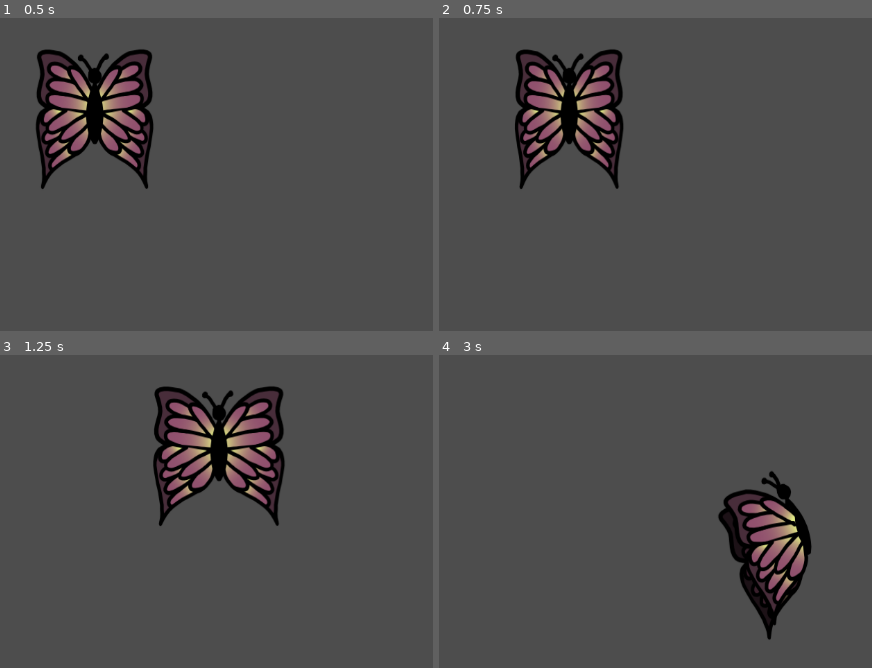
Above: before the commit, frames 1-4 (two rows, left to right).
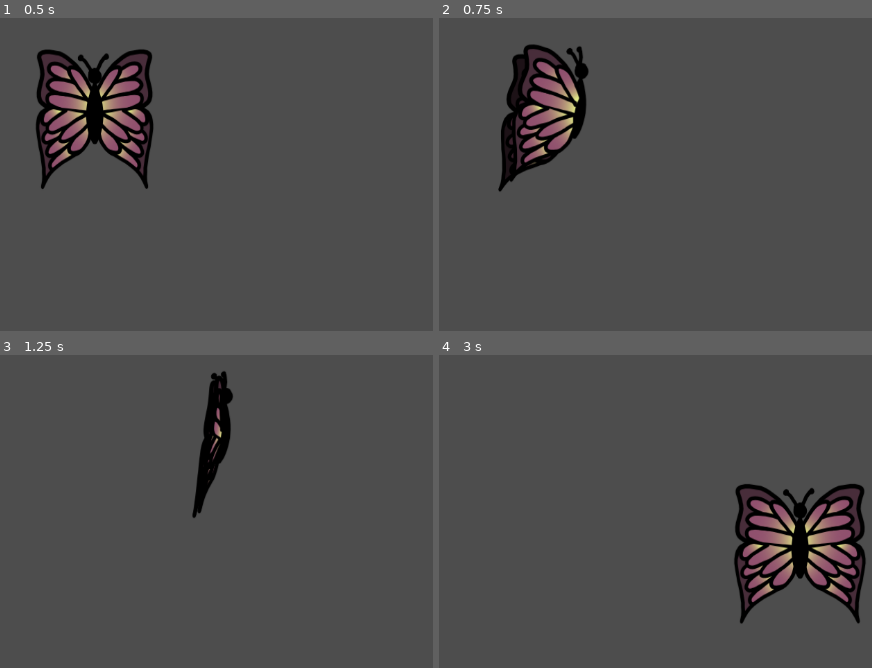
Above: after the commit, the same moments.

Repository: VRiveland/hungry-hungry-butterfly
Game: Godot game, scene res://game.tscn
Same seed, same stepped clock (60 frames per second), same inputs: the game is played once before the commit and once after it.
Inputs:
- Up to frame 1 (0.5 s): no input
- Up to frame 2 (0.75 s): hold D (move_right) from 0.53 s (still down)
- Up to frame 3 (1.25 s): keep holding D (move_right)
- Up to frame 4 (3 s): release D (move_right) at 1.28 s; hold S (move_down) 1.28-2.03 s; hold D (move_right) 2.03-2.78 s; hold W (move_up) from 2.78 s (still down)

Frame 1 is identical in both runs. In frame 2, 7.9% of the frame differs, in the area x 13-43%, y 8-56%; in frame 3, 9.6%, in the area x 35-66%, y 5-55%; in frame 4, 9.5%.

Commit message:
Added sideways and up animations

Diff:
--- a/Scenes/Characters and objects/player.gd
+++ b/Scenes/Characters and objects/player.gd
@@ -26,11 +26,24 @@
 		$AnimatedSprite2D.animation = "default"
 
 	if velocity.y > 0:
-		$AnimatedSprite2D.animation = "diagonal_down"
+		if velocity.x != 0:
+			$AnimatedSprite2D.animation = "diagonal_down"
+			#$AnimatedSprite2D.flip_v = false
+		else:
+			$AnimatedSprite2D.animation = "up"
+			#$AnimatedSprite2D.flip_v = true
 	elif velocity.y < 0:
-		$AnimatedSprite2D.animation = "diagonal_up"
+		#$AnimatedSprite2D.flip_v = false
+		if velocity.x != 0:
+			$AnimatedSprite2D.animation = "diagonal_up"
+		else:
+			$AnimatedSprite2D.animation = "up"
 	else:
-		$AnimatedSprite2D.animation = "default"
+		#$AnimatedSprite2D.flip_v = false
+		if velocity.x != 0:
+			$AnimatedSprite2D.animation = "sideways"
+		else:
+			$AnimatedSprite2D.animation = "default"
 
 	if velocity.x < 0:
 		$AnimatedSprite2D.flip_h = true
--- a/Scenes/Characters and objects/player.tscn
+++ b/Scenes/Characters and objects/player.tscn
@@ -17,6 +17,16 @@
 [ext_resource type="Texture2D" uid="uid://h4cfv58j17e4" path="res://Assets/Animations/diagonal down/diag down 5.png" id="10_6gdom"]
 [ext_resource type="Texture2D" uid="uid://cryfncin6ixq6" path="res://Assets/Animations/diagonal up/side 5.png" id="10_rpb4t"]
 [ext_resource type="Texture2D" uid="uid://bmpmk560q5utq" path="res://Assets/Animations/diagonal down/diag down 6.png" id="11_7jcha"]
+[ext_resource type="Texture2D" uid="uid://c45bkavxbbjbk" path="res://Assets/Animations/side/side 1.png" id="18_rexhh"]
+[ext_resource type="Texture2D" uid="uid://cwukf8aqnxou" path="res://Assets/Animations/side/side 2.png" id="19_817as"]
+[ext_resource type="Texture2D" uid="uid://cj5o8h875xfhm" path="res://Assets/Animations/side/side 3.png" id="20_gha0w"]
+[ext_resource type="Texture2D" uid="uid://dievu5jb313xv" path="res://Assets/Animations/side/side 4.png" id="21_a2k4q"]
+[ext_resource type="Texture2D" uid="uid://cud4gn51kx824" path="res://Assets/Animations/side/side 5.png" id="22_xaj4n"]
+[ext_resource type="Texture2D" uid="uid://buu4pcrc1q4rw" path="res://Assets/Animations/side/side 6.png" id="23_8s7l3"]
+[ext_resource type="Texture2D" uid="uid://lk8u1a6qppbn" path="res://Assets/Animations/up/up 2.png" id="24_iqmiv"]
+[ext_resource type="Texture2D" uid="uid://c3wk5s2qj0ndi" path="res://Assets/Animations/up/up3.png" id="25_0c8ya"]
+[ext_resource type="Texture2D" uid="uid://b7dur6kf7le0w" path="res://Assets/Animations/up/up4.png" id="26_enmdp"]
+[ext_resource type="Texture2D" uid="uid://cxygali43h3lp" path="res://Assets/Animations/up/up5.png" id="27_47ix5"]
 
 [sub_resource type="SpriteFrames" id="SpriteFrames_iwmvk"]
 animations = [{
@@ -111,6 +121,70 @@
 }],
 "loop": true,
 "name": &"diagonal_up",
+"speed": 5.0
+}, {
+"frames": [{
+"duration": 1.0,
+"texture": ExtResource("18_rexhh")
+}, {
+"duration": 1.0,
+"texture": ExtResource("19_817as")
+}, {
+"duration": 1.0,
+"texture": ExtResource("20_gha0w")
+}, {
+"duration": 1.0,
+"texture": ExtResource("21_a2k4q")
+}, {
+"duration": 1.0,
+"texture": ExtResource("22_xaj4n")
+}, {
+"duration": 1.0,
+"texture": ExtResource("23_8s7l3")
+}, {
+"duration": 1.0,
+"texture": ExtResource("22_xaj4n")
+}, {
+"duration": 1.0,
+"texture": ExtResource("21_a2k4q")
+}, {
+"duration": 1.0,
+"texture": ExtResource("20_gha0w")
+}, {
+"duration": 1.0,
+"texture": ExtResource("19_817as")
+}],
+"loop": true,
+"name": &"sideways",
+"speed": 5.0
+}, {
+"frames": [{
+"duration": 1.0,
+"texture": ExtResource("2_ogwhd")
+}, {
+"duration": 1.0,
+"texture": ExtResource("24_iqmiv")
+}, {
+"duration": 1.0,
+"texture": ExtResource("25_0c8ya")
+}, {
+"duration": 1.0,
+"texture": ExtResource("26_enmdp")
+}, {
+"duration": 1.0,
+"texture": ExtResource("27_47ix5")
+}, {
+"duration": 1.0,
+"texture": ExtResource("26_enmdp")
+}, {
+"duration": 1.0,
+"texture": ExtResource("25_0c8ya")
+}, {
+"duration": 1.0,
+"texture": ExtResource("24_iqmiv")
+}],
+"loop": true,
+"name": &"up",
 "speed": 5.0
 }]
 
@@ -123,7 +197,7 @@
 [node name="AnimatedSprite2D" type="AnimatedSprite2D" parent="."]
 scale = Vector2(1.00174, 1.06329)
 sprite_frames = SubResource("SpriteFrames_iwmvk")
-animation = &"diagonal_down"
+animation = &"up"
 
 [node name="CollisionShape2D" type="CollisionShape2D" parent="."]
 visible = false
Binary file added: Assets/Animations/side/side 1.png
Not shown, added: Assets/Animations/side/side 1.png.import
Binary file added: Assets/Animations/side/side 2.png
Not shown, added: Assets/Animations/side/side 2.png.import
Binary file added: Assets/Animations/side/side 3.png
Not shown, added: Assets/Animations/side/side 3.png.import
Binary file added: Assets/Animations/side/side 4.png
Not shown, added: Assets/Animations/side/side 4.png.import
Binary file added: Assets/Animations/side/side 5.png
Not shown, added: Assets/Animations/side/side 5.png.import
Binary file added: Assets/Animations/side/side 6.png
Not shown, added: Assets/Animations/side/side 6.png.import
(and 9 more such lines)
